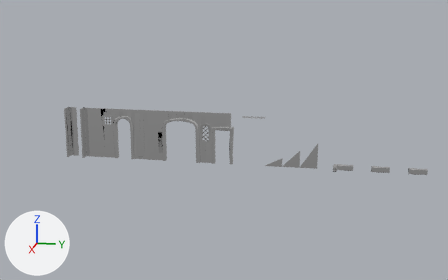
A saved change to the FBX model Assets/Art/Models/Environment/Architecture/Woodwall Modules.fbx.
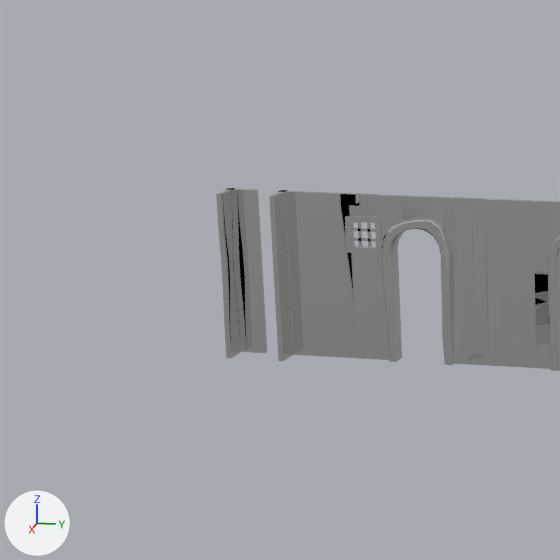
The first picture shows the older version from a 50 mm camera at (14.4, 15.5, 10.0) aimed at (-20.0, 8.6, 1.4). The close-ups show both versions on the part from 0% to 37% of the width and 18% to 77% of the height of that picture; other places that the commit changed are outside them. Lighting does not change. The marker at lower left points along +X, +Y and +Z. Where no turn or scale is listed for an object, it has been applied to the vertices.

Script lines for the objects in view, before the commit:
```python
me_wallwooddoorwayarched_001 = bpy.data.meshes.new('WallWoodDoorWayArched.001')
me_wallwooddoorwayarched_001.from_pydata(...)  # 183 vertices, 176 faces; spans x -0.15..0.15, y -0.65..0.6, z 0.0..3.0
me_wallwooddoorwayarched_001.materials.append(mat_imphenziapixpal)  # its picture is missing
me_wallwooddoorwaydouble_001 = bpy.data.meshes.new('WallWoodDoorWayDouble.001')
me_wallwooddoorwaydouble_001.from_pydata(...)  # 216 vertices, 207 faces; spans x -0.15..0.15, y -1.1..1.18, z 0.0..3.0
me_wallwooddoorwaydouble_001.materials.append(mat_imphenziapixpal)  # its picture is missing
me_wallwoodhalf_001 = bpy.data.meshes.new('WallWoodHalf.001')
me_wallwoodhalf_001.from_pydata(...)  # 24 vertices, 25 faces; spans x -0.05..0.05, y -0.5..0.0, z 0.0..3.0
me_wallwoodhalf_001.materials.append(mat_imphenziapixpal)  # its picture is missing
ob_wallwooddoorwayarched = bpy.data.objects.new('WallWoodDoorWayArched', me_wallwooddoorwayarched_001)
ob_wallwooddoorwayarched.location = (-20.0, 2.5, 0.0)
ob_wallwooddoorwaydouble = bpy.data.objects.new('WallWoodDoorWayDouble', me_wallwooddoorwaydouble_001)
ob_wallwooddoorwaydouble.location = (-20.0, 6.0, 0.0)
ob_wallwoodhalf = bpy.data.objects.new('WallWoodHalf', me_wallwoodhalf_001)
ob_wallwoodhalf.location = (-20.0, 1.0, 0.0)
# also in view: 'WallWoodWorn' at (-20.0, 3.5, 1.5); 'WallWoodWindowRaised' at (-20.0, 1.5, 1.5); 'WallWoodNormal' at (-20.0, 4.5, 1.5); 'WallWoodCorner' at (-19.8, 0.2, 1.5); 'WallWoodCornerWorn' at (-19.8, -0.8, 1.5)
```
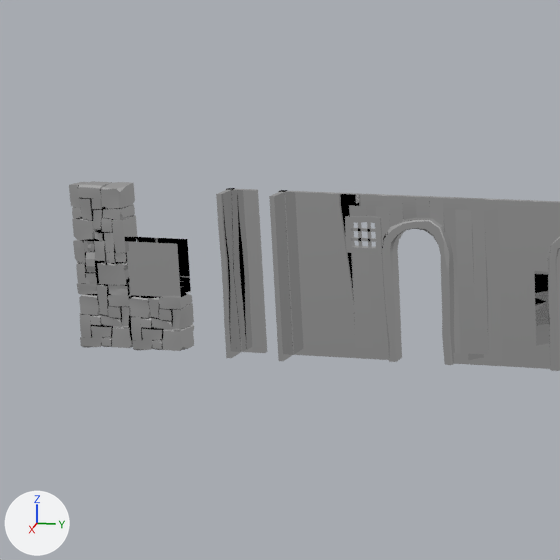
Pixel boxes (x1, y1, x2, y2) of what changed, in the close-ups (560 x 560 px):
'StoneWallTall', added
    after: (69, 181, 137, 348)
'StoneWallMortar', added
    after: (127, 237, 191, 297)
'StoneWallShort', added
    after: (129, 292, 194, 351)

The change, as a diff of the scene's bpy script:
```diff
--- a/Assets/Art/Models/Environment/Architecture/Woodwall Modules.fbx.py
+++ b/Assets/Art/Models/Environment/Architecture/Woodwall Modules.fbx.py
@@ me_stonewalltall_001 @@
+me_stonewalltall_001.from_pydata(...)  # 1989 vertices, 1846 faces; spans x -0.31..0.28, y -0.53..0.53, z -0.03..3.02
+me_stonewalltall_001.materials.append(mat_imphenziapixpal)  # its picture is missing
@@ me_stonewallshort_001 @@
+me_stonewallshort_001.from_pydata(...)  # 607 vertices, 562 faces; spans x -0.261..0.28, y -0.523..0.519, z -0.531..0.516
+me_stonewallshort_001.materials.append(mat_imphenziapixpal)  # its picture is missing
@@ me_stonewallmortar_001 @@
+me_stonewallmortar_001.from_pydata([(-0.2, -0.5, -0.5), (-0.2, 0.5, -0.5), (0.2, -0.5, -0.5), (0.2, 0.5, -0.5), (-0.2, -0.5, 0.5), (-0.2, 0.5, 0.5), (0.2, -0.5, 0.5), (0.2, 0.5, 0.5)], [], [(3, 7, 6, 2), (0, 4, 5, 1)])
+me_stonewallmortar_001.materials.append(mat_imphenziapixpal)  # its picture is missing
@@ ob_stonewalltall @@
+ob_stonewalltall = bpy.data.objects.new('StoneWallTall', me_stonewalltall_001)
+ob_stonewalltall.location = (-20.0, -3.5, 0.0)
@@ ob_stonewallshort @@
+ob_stonewallshort = bpy.data.objects.new('StoneWallShort', me_stonewallshort_001)
+ob_stonewallshort.location = (-20.0, -2.5, 0.5)
@@ ob_stonewallmortar @@
+ob_stonewallmortar = bpy.data.objects.new('StoneWallMortar', me_stonewallmortar_001)
+ob_stonewallmortar.location = (-20.0, -2.5, 1.5)
```
